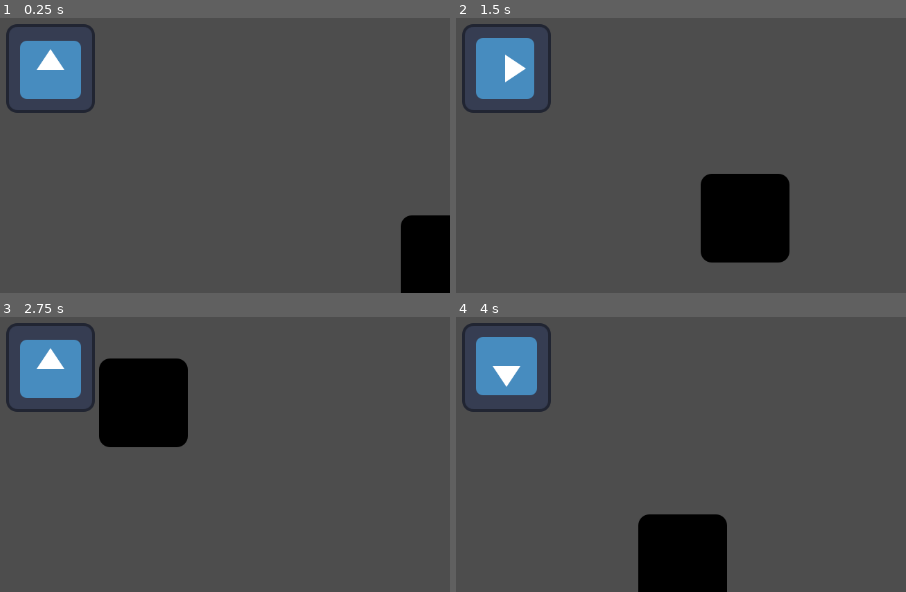
Above: before the commit, frames 1-4 (two rows, left to right).
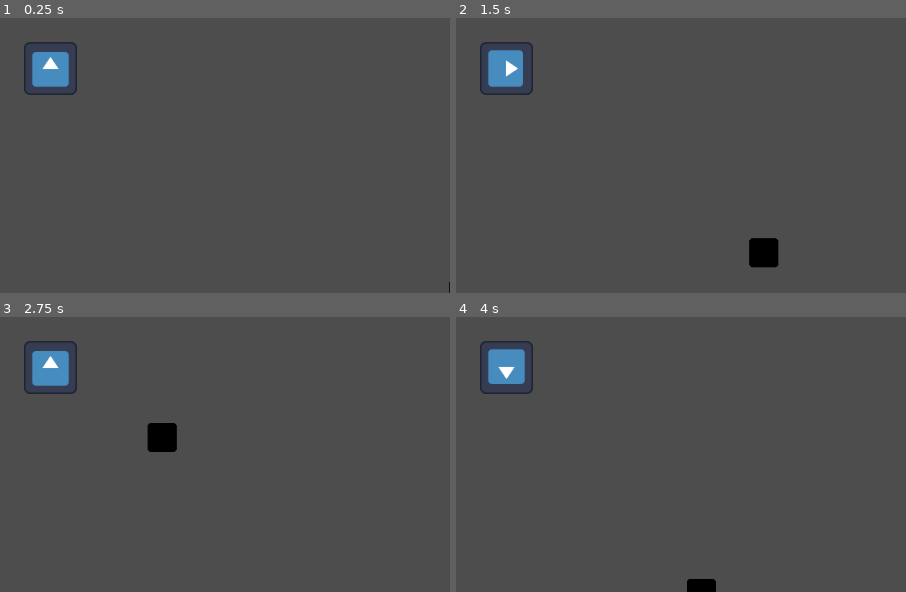
Above: after the commit, the same moments.

Repository: Eduplyer/RocketMission
Game: Godot game, scene res://Environment/space_center.tscn
The game is run twice, just before and just after one commit, with the same random seed, the same clock (stepped at 60 frames per second) and the same inputs. The engine's default icon, where the game draws it, is replaced by a stand-in: a white triangle on a blue panel in a dark square.
Inputs:
- Up to frame 1 (0.25 s): no input
- Up to frame 2 (1.5 s): tap Enter at 0.5 s; hold D (Right) 0.53-1.28 s; hold E (Take, bound only after the commit) 0.53-1.28 s; hold S (Down) from 1.28 s (still down); tap E (Take, bound only after the commit) at 1.35 s
- Up to frame 3 (2.75 s): release S (Down) at 2.03 s; hold D (Right) from 2.03 s (still down); hold E (Take, bound only after the commit) from 2.03 s (still down)
- Up to frame 4 (4 s): release D (Right) at 2.78 s; release E (Take, bound only after the commit) at 2.78 s; hold W (Up) 2.78-3.53 s; tap E (Take, bound only after the commit) at 2.85 s; hold A (Left) from 3.53 s (still down); hold E (Take, bound only after the commit) from 3.53 s (still down)

The runs differ from the first frame. In frame 1, 5.9% of the frame differs, in the area x 1-100%, y 2-100%; in frame 2, 8.7%; in frame 3, 8.7%, in the area x 1-42%, y 2-50%; in frame 4, 8.1%.

Commit message:
3

Diff:
--- a/Environment/space_center.tscn
+++ b/Environment/space_center.tscn
@@ -1,7 +1,9 @@
-[gd_scene load_steps=3 format=3 uid="uid://cjeguv1crf7ol"]
+[gd_scene load_steps=5 format=3 uid="uid://cjeguv1crf7ol"]
 
 [ext_resource type="PackedScene" uid="uid://c4yfycpol177w" path="res://Interactives/main_character.tscn" id="1_ddsps"]
 [ext_resource type="Texture2D" uid="uid://cmdpmvwgvd2am" path="res://icon.svg" id="2_0lguc"]
+[ext_resource type="PackedScene" uid="uid://b75c03ntja5qd" path="res://Interactives/takelabel.tscn" id="3_j6mix"]
+[ext_resource type="Script" uid="uid://bt13taoys5wgi" path="res://Scripts/takelabel_gmat.gd" id="4_2hbnb"]
 
 [node name="SpaceCenter" type="Node2D"]
 
@@ -9,5 +11,9 @@
 
 [node name="Icon" type="Sprite2D" parent="."]
 modulate = Color(0, 0, 0, 1)
-position = Vector2(569, 276)
+position = Vector2(596, 326)
+scale = Vector2(0.328125, 0.328125)
 texture = ExtResource("2_0lguc")
+
+[node name="Area2D" parent="Icon" instance=ExtResource("3_j6mix")]
+script = ExtResource("4_2hbnb")
--- a/Interactives/main_character.tscn
+++ b/Interactives/main_character.tscn
@@ -1,12 +1,14 @@
-[gd_scene load_steps=4 format=3 uid="uid://c4yfycpol177w"]
+[gd_scene load_steps=5 format=3 uid="uid://c4yfycpol177w"]
 
 [ext_resource type="Texture2D" uid="uid://cmdpmvwgvd2am" path="res://icon.svg" id="1_3jigc"]
 [ext_resource type="Script" uid="uid://cu4myek51rsw0" path="res://Scripts/main_character.gd" id="1_w80yn"]
+[ext_resource type="PackedScene" uid="uid://bpijyfxp1087s" path="res://Screens/gui.tscn" id="3_1jkxb"]
 
 [sub_resource type="CircleShape2D" id="CircleShape2D_w80yn"]
-radius = 63.03174
+radius = 28.0
 
 [node name="MainCharacter" type="CharacterBody2D"]
+collision_mask = 5
 script = ExtResource("1_w80yn")
 
 [node name="CollisionShape2D" type="CollisionShape2D" parent="."]
@@ -14,6 +16,9 @@
 shape = SubResource("CircleShape2D_w80yn")
 
 [node name="Sprite2D" type="Sprite2D" parent="."]
+scale = Vector2(0.6, 0.6)
 texture = ExtResource("1_3jigc")
 
 [node name="Camera2D" type="Camera2D" parent="."]
+
+[node name="GUI" parent="." instance=ExtResource("3_1jkxb")]
--- /dev/null
+++ b/Interactives/takelabel.tscn
@@ -0,0 +1,42 @@
+[gd_scene load_steps=3 format=3 uid="uid://b75c03ntja5qd"]
+
+[ext_resource type="Script" uid="uid://c3lvwef1bwbe6" path="res://Scripts/takelabel.gd" id="1_we2d8"]
+
+[sub_resource type="CircleShape2D" id="CircleShape2D_eb5e6"]
+radius = 103.4843
+
+[node name="Area2D" type="Area2D"]
+collision_layer = 4
+script = ExtResource("1_we2d8")
+
+[node name="CollisionShape2D" type="CollisionShape2D" parent="."]
+shape = SubResource("CircleShape2D_eb5e6")
+
+[node name="Control" type="Control" parent="."]
+layout_mode = 3
+anchors_preset = 8
+anchor_left = 0.5
+anchor_top = 0.5
+anchor_right = 0.5
+anchor_bottom = 0.5
+grow_horizontal = 2
+grow_vertical = 2
+
+[node name="Label" type="Label" parent="Control"]
+layout_mode = 1
+anchors_preset = 7
+anchor_left = 0.5
+anchor_top = 1.0
+anchor_right = 0.5
+anchor_bottom = 1.0
+offset_left = -103.0
+offset_top = 133.0
+offset_right = 105.0
+offset_bottom = 188.0
+grow_horizontal = 2
+grow_vertical = 0
+theme_override_font_sizes/font_size = 120
+text = "[e] to open"
+
+[connection signal="body_entered" from="." to="." method="_on_body_entered"]
+[connection signal="body_exited" from="." to="." method="_on_body_exited"]
--- /dev/null
+++ b/Screens/gmat.tscn
@@ -0,0 +1,67 @@
+[gd_scene load_steps=2 format=3 uid="uid://bt3l75cgr6rg7"]
+
+[ext_resource type="Script" uid="uid://cj0bvfg636lp5" path="res://Scripts/gmat.gd" id="1_umxmx"]
+
+[node name="GMAT" type="Control"]
+layout_mode = 3
+anchors_preset = 15
+anchor_right = 1.0
+anchor_bottom = 1.0
+grow_horizontal = 2
+grow_vertical = 2
+script = ExtResource("1_umxmx")
+
+[node name="Panel" type="Panel" parent="."]
+layout_mode = 1
+anchors_preset = 15
+anchor_right = 1.0
+anchor_bottom = 1.0
+grow_horizontal = 2
+grow_vertical = 2
+
+[node name="VBoxContainer" type="VBoxContainer" parent="Panel"]
+custom_minimum_size = Vector2(500, 500)
+layout_mode = 1
+anchors_preset = 8
+anchor_left = 0.5
+anchor_top = 0.5
+anchor_right = 0.5
+anchor_bottom = 0.5
+offset_left = -20.0
+offset_top = -20.0
+offset_right = 20.0
+offset_bottom = 20.0
+grow_horizontal = 2
+grow_vertical = 2
+alignment = 1
+
+[node name="LabelAltitude" type="Label" parent="Panel/VBoxContainer"]
+layout_mode = 2
+theme_override_font_sizes/font_size = 60
+text = "Altitude "
+horizontal_alignment = 1
+
+[node name="ValueAltitude" type="SpinBox" parent="Panel/VBoxContainer"]
+custom_minimum_size = Vector2(50, 20)
+layout_mode = 2
+
+[node name="LabelInclination" type="Label" parent="Panel/VBoxContainer"]
+layout_mode = 2
+theme_override_font_sizes/font_size = 60
+text = "Inclination (INC)"
+horizontal_alignment = 1
+
+[node name="ValueInclination" type="HSlider" parent="Panel/VBoxContainer"]
+custom_minimum_size = Vector2(300, 0)
+layout_mode = 2
+max_value = 360.0
+
+[node name="LabelCircularity" type="Label" parent="Panel/VBoxContainer"]
+layout_mode = 2
+theme_override_font_sizes/font_size = 60
+text = "Circularity (ECC)"
+horizontal_alignment = 1
+
+[node name="ValueCircularity" type="HSlider" parent="Panel/VBoxContainer"]
+custom_minimum_size = Vector2(300, 0)
+layout_mode = 2
--- /dev/null
+++ b/Screens/gui.tscn
@@ -0,0 +1,8 @@
+[gd_scene load_steps=2 format=3 uid="uid://bpijyfxp1087s"]
+
+[ext_resource type="PackedScene" uid="uid://bt3l75cgr6rg7" path="res://Screens/gmat.tscn" id="1_jf5eo"]
+
+[node name="GUI" type="CanvasLayer"]
+
+[node name="GMAT" parent="." instance=ExtResource("1_jf5eo")]
+visible = false
--- /dev/null
+++ b/Scripts/gmat.gd
@@ -0,0 +1,41 @@
+extends Control
+@onready var value_altitude: SpinBox = $Panel/VBoxContainer/ValueAltitude
+@onready var value_inclination: HSlider = $Panel/VBoxContainer/ValueInclination
+@onready var value_circularity: HSlider = $Panel/VBoxContainer/ValueCircularity
+
+@onready var label_inclination: Label = $Panel/VBoxContainer/LabelInclination
+@onready var label_circularity: Label = $Panel/VBoxContainer/LabelCircularity
+
+var altitude_saved: float = 0.0
+var inclination_saved: float = 0.0
+var circularity_saved: float = 0.0
+var player_data: Dictionary = {}
+signal send_data(datos: Dictionary)
+
+func _ready() -> void:
+	add_to_group("pantalla_gmat")
+	hide()
+	value_altitude.value_changed.connect(_on_valor_modificado)
+	value_inclination.value_changed.connect(_on_valor_modificado)
+	value_circularity.value_changed.connect(_on_valor_modificado)
+	save_data()
+
+func _on_valor_modificado(_nuevo_valor: float) -> void:
+	save_data()
+
+func save_data() -> void:
+	altitude_saved = value_altitude.value
+	inclination_saved = value_inclination.value
+	circularity_saved = value_circularity.value
+	player_data = {
+		"altitud": altitude_saved,
+		"inclination": inclination_saved,
+		"circularity": circularity_saved
+	}
+	label_inclination.text = "Inclinación: %.1f°" % inclination_saved
+	label_circularity.text = "Circularidad: %d%%" % int(circularity_saved)
+
+func obtener_datos_para_calculo() -> Dictionary:
+	save_data()
+	send_data.emit(player_data)
+	return player_data
--- a/Scripts/main_character.gd
+++ b/Scripts/main_character.gd
@@ -11,3 +11,9 @@
 	if direccion != Vector2.ZERO:
 		rotation = direccion.angle()
 	velocity=SPEED*direccion
+
+var interactuable_actual: takelabel = null
+
+func _unhandled_input(event: InputEvent) -> void:
+	if event.is_action_pressed("Take") and interactuable_actual != null:
+		interactuable_actual.interact()
--- /dev/null
+++ b/Scripts/takelabel.gd
@@ -0,0 +1,27 @@
+extends Area2D
+class_name takelabel
+@onready var label: Control = $Control
+var jugador: Node2D = null
+
+func _ready() -> void:
+	label.hide()
+	if not body_entered.is_connected(_on_body_entered):
+		body_entered.connect(_on_body_entered)
+	if not body_exited.is_connected(_on_body_exited):
+		body_exited.connect(_on_body_exited)
+
+func interact() -> void:
+	pass
+
+func _on_body_entered(body: Node2D) -> void:
+	if "interactuable_actual" in body:
+		jugador = body
+		body.interactuable_actual = self
+		label.show()
+
+func _on_body_exited(body: Node2D) -> void:
+	if body == jugador:
+		if body.interactuable_actual == self:
+			body.interactuable_actual = null
+		jugador = null
+		label.hide()
--- /dev/null
+++ b/Scripts/takelabel_gmat.gd
@@ -0,0 +1,7 @@
+extends takelabel
+
+func interact() -> void:
+	var gmat: Control = get_tree().get_first_node_in_group("pantalla_gmat")
+	if gmat:
+		gmat.visible = not gmat.visible
+		label.visible = not gmat.visible
--- a/project.godot
+++ b/project.godot
@@ -14,6 +14,10 @@
 run/main_scene="uid://cjeguv1crf7ol"
 config/features=PackedStringArray("4.5", "GL Compatibility")
 config/icon="res://icon.svg"
+
+[display]
+
+window/size/mode=2
 
 [input]
 
@@ -37,6 +41,16 @@
 "events": [Object(InputEventKey,"resource_local_to_scene":false,"resource_name":"","device":-1,"window_id":0,"alt_press …(192 unchanged characters)…
 ]
 }
+Take={
+"deadzone": 0.2,
+"events": [Object(InputEventKey,"resource_local_to_scene":false,"resource_name":"","device":-1,"window_id":0,"alt_pressed":false,"shift_pressed":false,"ctrl_pressed":false,"meta_pressed":false,"pressed":false,"keycode":0,"physical_keycode":69,"key_label":0,"unicode":101,"location":0,"echo":false,"script":null)
+]
+}
+
+[layer_names]
+
+2d_physics/layer_1="Character"
+2d_physics/layer_3="Label"
 
 [rendering]
 
Binary file added: Assets/Map1.png
Not shown, added: Assets/Map1.png.import
Binary file added: Assets/Map2.png
Not shown, added: Assets/Map2.png.import
Binary file added: Assets/Map3.png
Not shown, added: Assets/Map3.png.import
Binary file added: Assets/Map4.png
Not shown, added: Assets/Map4.png.import
Binary file added: Assets/Map5.png
Not shown, added: Assets/Map5.png.import
Not shown, added: Scripts/gmat.gd.uid
Not shown, added: Scripts/takelabel.gd.uid
(and 1 more such lines)
